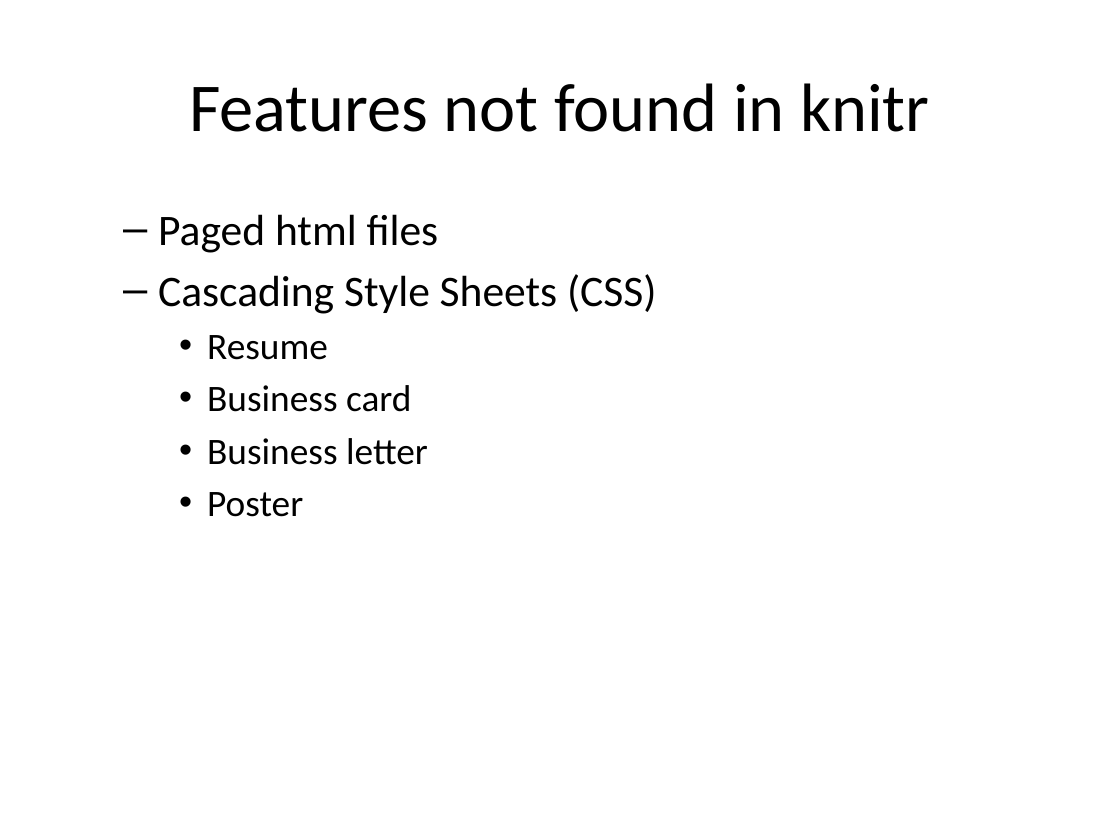
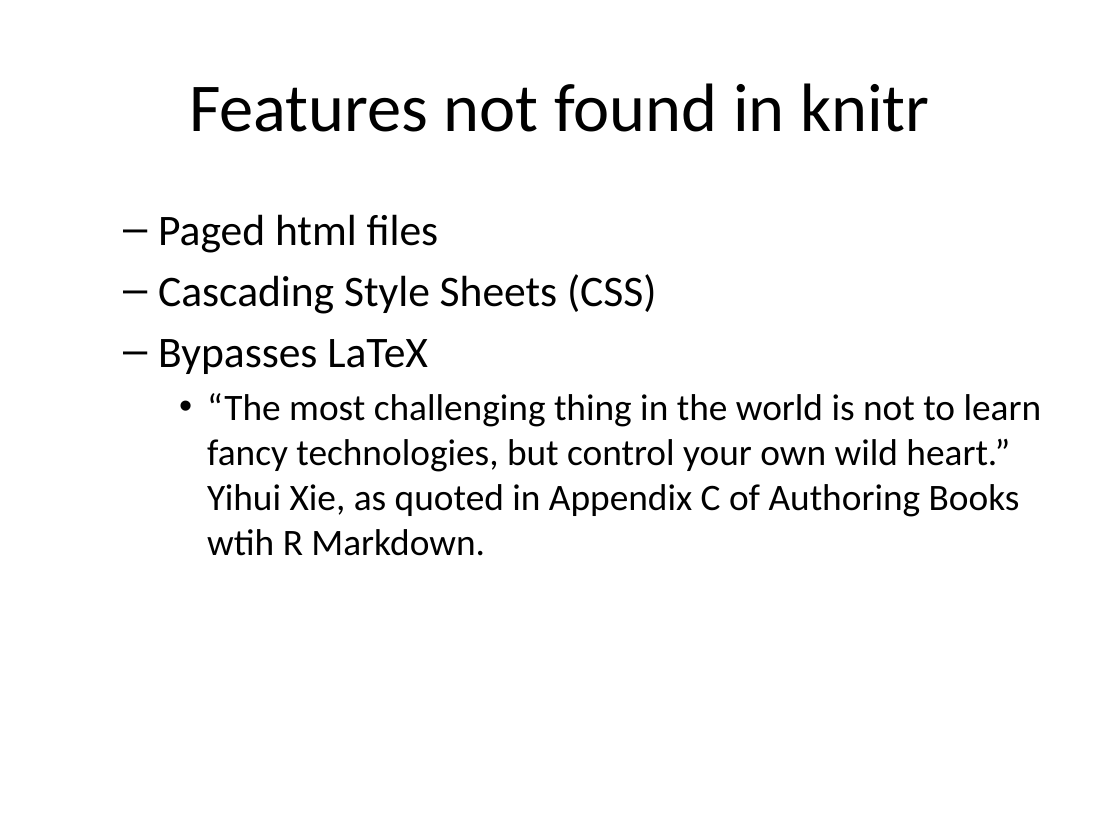
Before and after one commit to pmean/posters-with-pagedown, a slide deck: slide 14 of src/posters.pptx. Drawn at 1120x840 pixels with LibreOffice and Linux fonts; fonts in the diff are those of the drawing. Boxes give left, top, right and bottom in pixels: in the first picture for what was removed or moved away, otherwise in the second. Text is boxed around its words. In the diff, an @@ line names an element or a change of style, - is before the commit and + after.

```diff
--- a/src/posters.pptx
+++ b/src/posters.pptx
@@ text at (158,339,1042,556): text changed @@
-    • Resume
-    • Business card
-    • Business letter
-    • Poster
+  – Bypasses LaTeX
+    • “The most challenging thing in the world is not to learn fancy technologies, but control your own wild heart.” Yihui Xie, as quoted in Appendix C of Authoring Books wtih R Markdown.
```
Also in this commit, not shown: 1 other slide changed, 3 slides added.
